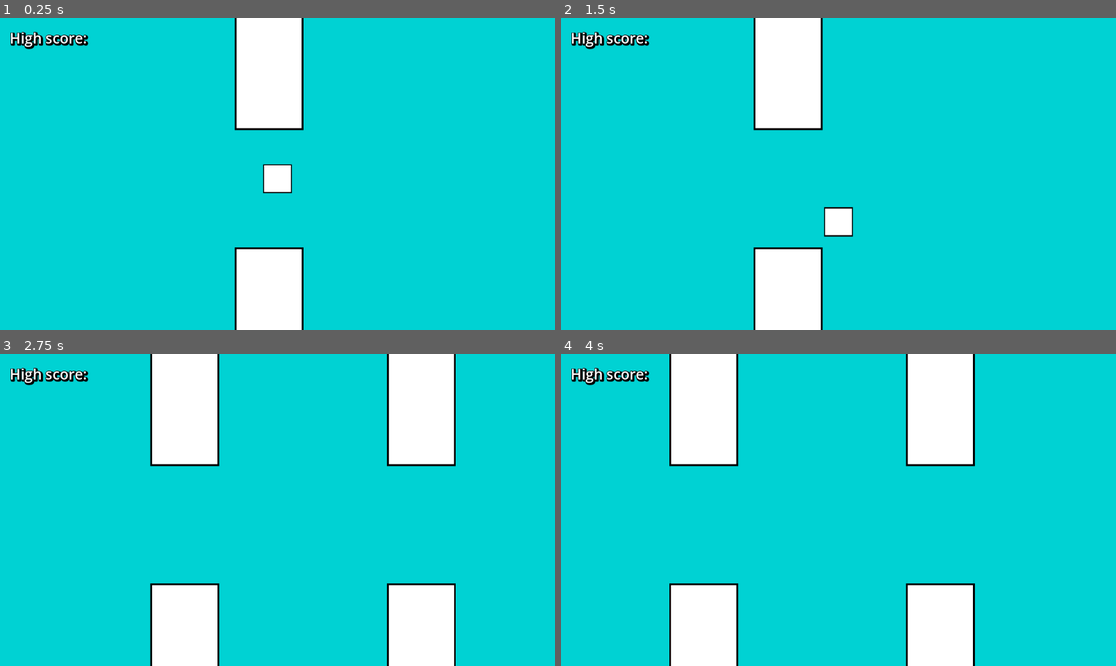
Above: before the commit, frames 1-4 (two rows, left to right).
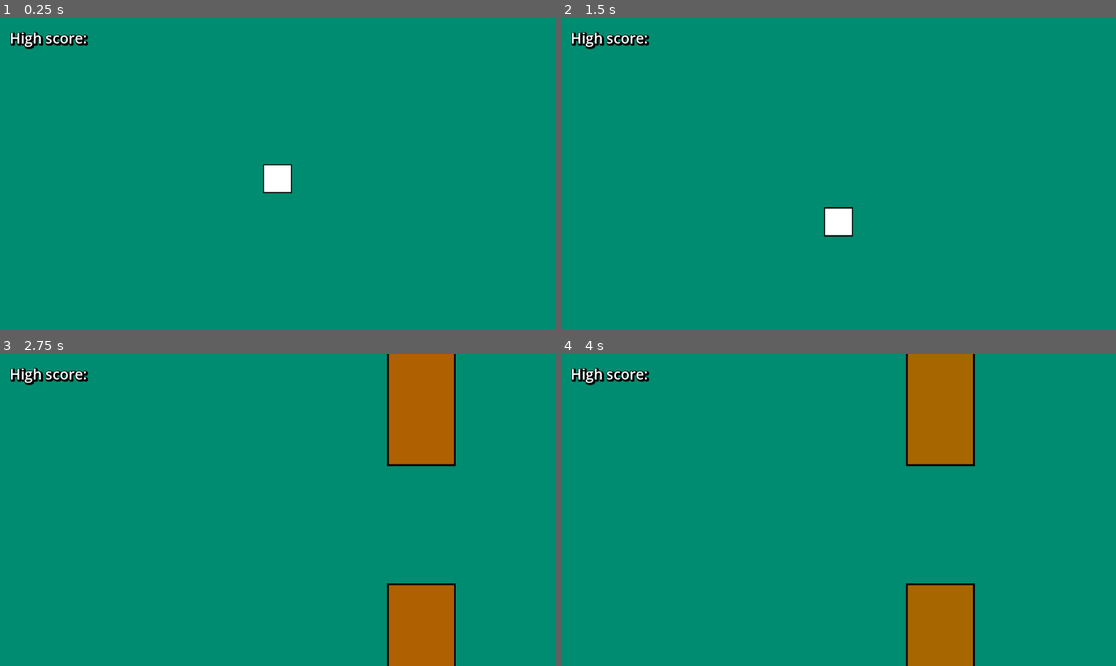
Above: after the commit, the same moments.

Repository: Jvdputten-gamedev/flappy-bird-clone
Game: Godot game, scene res://scenes/main.tscn
Same seed, same stepped clock (60 frames per second), same inputs: the game is played once before the commit and once after it.
Inputs:
- Up to frame 1 (0.25 s): no input
- Up to frame 2 (1.5 s): hold Space (Jump) 0.53-1.28 s; tap Space (Jump) at 1.35 s
- Up to frame 3 (2.75 s): tap Space (Jump) at 1.52, 1.82 s; hold Space (Jump) from 2.03 s (still down)
- Up to frame 4 (4 s): release Space (Jump) at 2.78 s; tap Space (Jump) at 2.85, 3.02, 3.32 s; hold Space (Jump) from 3.53 s (still down)

The runs differ from the first frame. In frame 1, 99% of the frame differs, in the area x 0-100%, y 0-100%; in frame 2, 99%; in frame 3, 99%; in frame 4, 99%.

Commit message:
change color on space

Diff:
--- a/project.godot
+++ b/project.godot
@@ -14,6 +14,10 @@
 run/main_scene="res://scenes/main.tscn"
 config/features=PackedStringArray("4.2", "Forward Plus")
 config/icon="res://icon.svg"
+
+[autoload]
+
+EventBus="*res://scripts/event_bus.gd"
 
 [dotnet]
 
--- a/scenes/main.tscn
+++ b/scenes/main.tscn
@@ -1,10 +1,12 @@
 [gd_scene load_steps=4 format=3 uid="uid://bry5b350ayjrm"]
 
+[ext_resource type="Script" path="res://scripts/main.gd" id="1_60t0d"]
 [ext_resource type="PackedScene" uid="uid://2l7whhv5ofuh" path="res://scenes/flappy.tscn" id="1_kr6g4"]
-[ext_resource type="PackedScene" uid="uid://werib3uva1kj" path="res://scenes/pipes.tscn" id="2_5qkvn"]
 [ext_resource type="PackedScene" uid="uid://cvyh8ebp200oe" path="res://scenes/pipe_spawner.tscn" id="3_ia5ce"]
 
-[node name="Main" type="Node"]
+[node name="Main" type="Node" node_paths=PackedStringArray("background")]
+script = ExtResource("1_60t0d")
+background = NodePath("ColorRect")
 
 [node name="CanvasLayer" type="CanvasLayer" parent="."]
 
@@ -54,6 +56,4 @@
 [node name="Camera2D" type="Camera2D" parent="."]
 zoom = Vector2(0.35, 0.35)
 
-[node name="Pipes" parent="." instance=ExtResource("2_5qkvn")]
-
 [node name="PipeSpawner" parent="." instance=ExtResource("3_ia5ce")]
--- a/scenes/pipes.tscn
+++ b/scenes/pipes.tscn
@@ -6,10 +6,11 @@
 [sub_resource type="RectangleShape2D" id="RectangleShape2D_raxar"]
 size = Vector2(399, 1947.5)
 
-[node name="Pipes" type="Node2D" node_paths=PackedStringArray("top_pipe", "bottom_pipe")]
+[node name="Pipes" type="Node2D" node_paths=PackedStringArray("top_pipe", "bottom_pipe", "texture")]
 script = ExtResource("1_8gaf7")
 top_pipe = NodePath("TopPipe")
 bottom_pipe = NodePath("BottomPipe")
+texture = NodePath("TextureRect")
 
 [node name="TextureRect" type="TextureRect" parent="."]
 anchors_preset = 8
--- /dev/null
+++ b/scripts/event_bus.gd
@@ -0,0 +1,4 @@
+extends Node
+
+
+signal on_jump()
--- a/scripts/flappy.gd
+++ b/scripts/flappy.gd
@@ -1,4 +1,7 @@
 extends RigidBody2D
+
+
+@export var sprite: Sprite2D
 
 var jump_strength = 750
 
@@ -8,5 +11,9 @@
 
 
 func jump():
-	print("jump")
 	apply_impulse(Vector2.UP * jump_strength)
+	EventBus.on_jump.emit()
+
+
+func change_color(color: Color):
+	sprite.modulate = color
--- /dev/null
+++ b/scripts/main.gd
@@ -0,0 +1,14 @@
+extends Node
+
+var bg_color: Color
+@export var background: ColorRect
+
+
+func _ready():
+	set_to_random_color()
+
+func set_to_random_color():
+	var background_color = Color.from_ok_hsl(randf(), 1, 0.5)
+	background.color = background_color
+	print(background_color)
+	$PipeSpawner.change_color()
--- a/scripts/pipe_spawner.gd
+++ b/scripts/pipe_spawner.gd
@@ -6,11 +6,18 @@
 # Called when the node enters the scene tree for the first time.
 func _ready():
 	timer.timeout.connect(spawn)
+	EventBus.on_jump.connect(change_color)
 
 
 func spawn():
 	var pipes = pipes_scene.instantiate()
+	pipes.add_to_group("pipe")
 	add_child(pipes)
 	pipes.global_position.x = 1000
 
-	print("spawning pipe")
+
+func change_color():
+	print("change color")
+	for pipe in get_tree().get_nodes_in_group("pipe"):
+		var new_color = Color.from_ok_hsl(randf(), 1, 0.5)
+		pipe.change_color(new_color)
--- a/scripts/pipes.gd
+++ b/scripts/pipes.gd
@@ -4,6 +4,7 @@
 
 @export var top_pipe: Area2D
 @export var bottom_pipe: Area2D
+@export var texture: TextureRect
 
 
 # Called when the node enters the scene tree for the first time.
@@ -19,3 +20,6 @@
 
 func _on_pipe_entered(body: Node2D):
 	print(body)
+
+func change_color(color: Color):
+	texture.modulate = color
